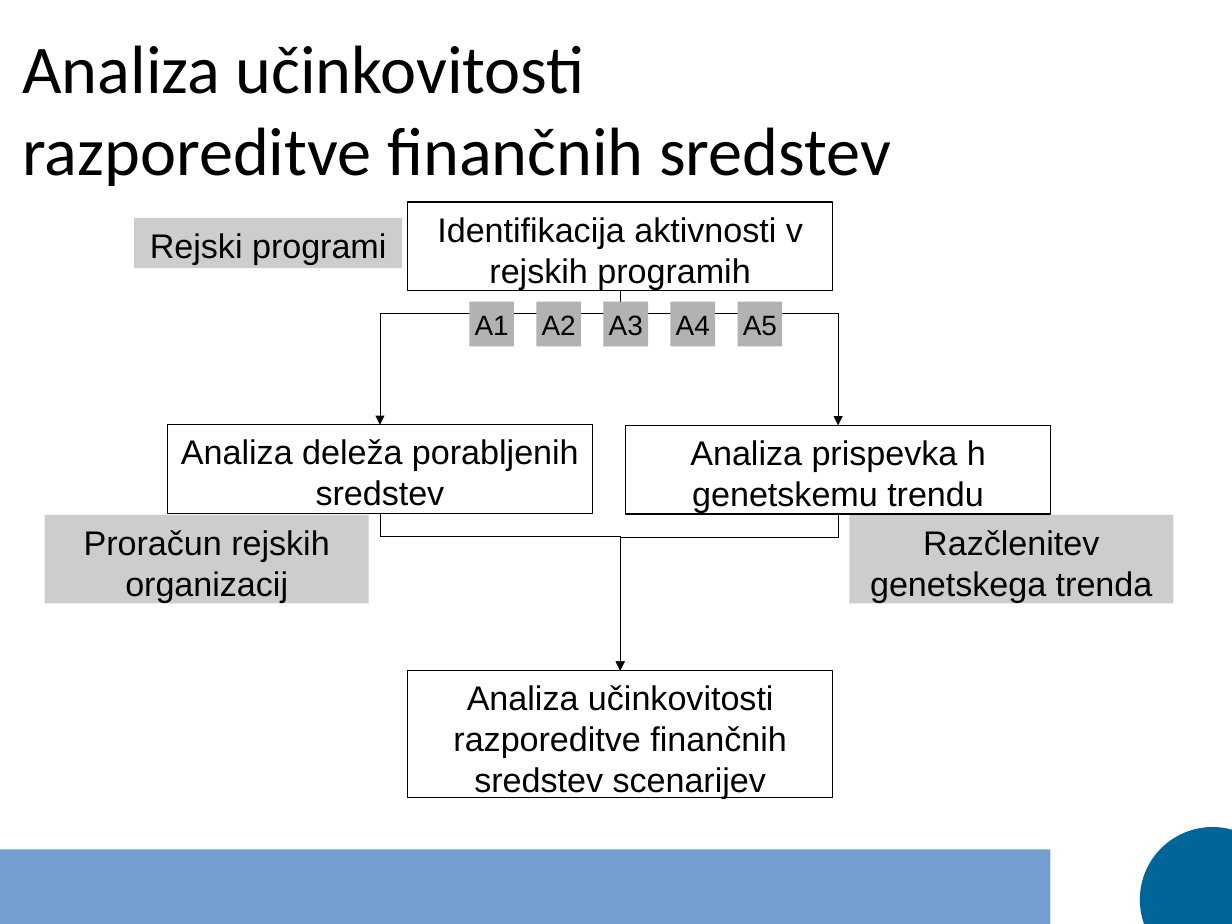
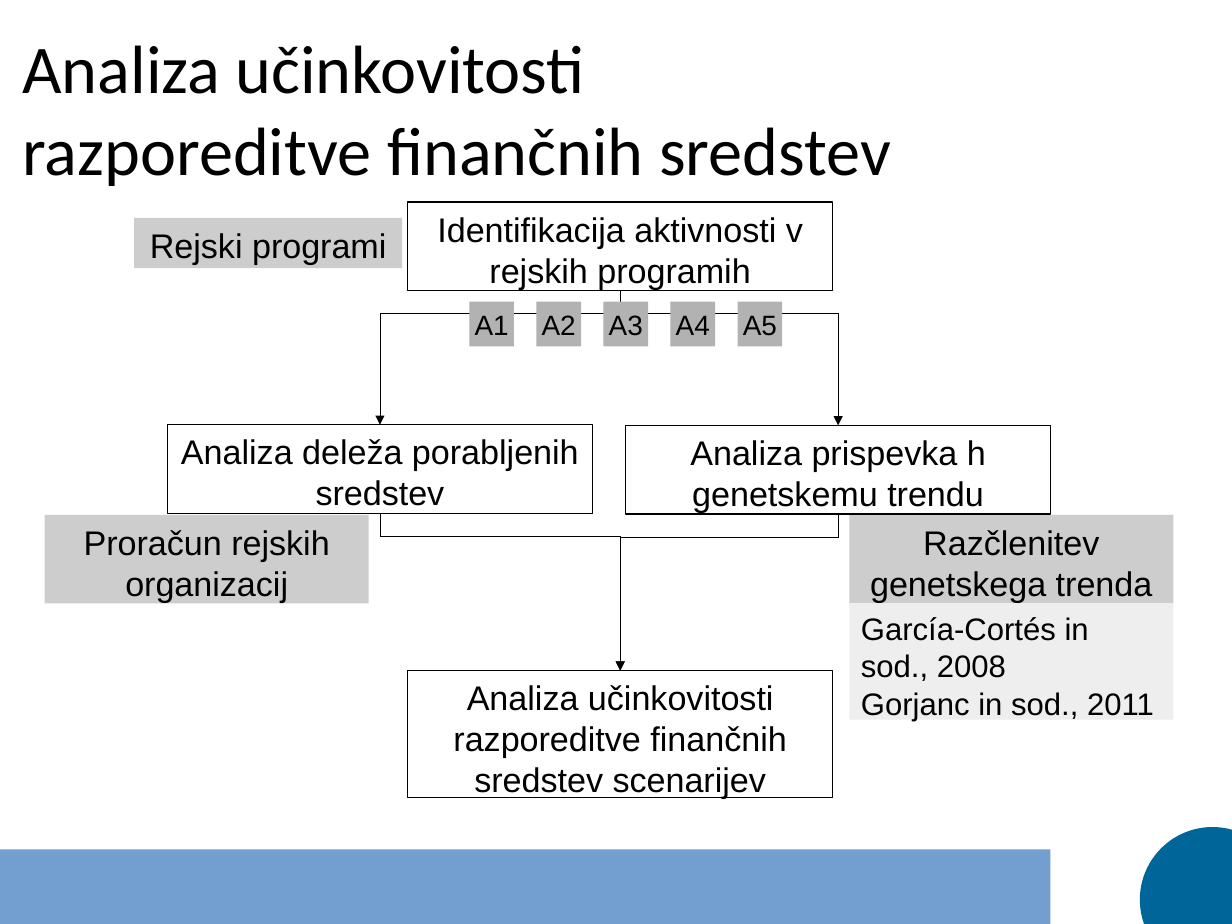
Before and after one commit to janaobsteter/Genotype_CODES, a slide deck: slide 29 of Predstavitev_dispozicija.odp. Drawn at 1232x924 pixels with LibreOffice and Linux fonts; fonts in the diff are those of the drawing. Boxes give left, top, right and bottom in pixels: in the first picture for what was removed or moved away, otherwise in the second. Text is boxed around its words. In the diff, an @@ line names an element or a change of style, - is before the commit and + after.

```diff
--- a/Predstavitev_dispozicija.odp
+++ b/Predstavitev_dispozicija.odp
@@ rectangle added at [850, 604, 1174, 720], fill #EEEEEE at 98% opacity, 20 pt, text #000000 @@
+García-Cortés in sod., 2008
+Gorjanc in sod., 2011
```
Also in this commit, not shown: 3 other slides changed, 4 other files.
